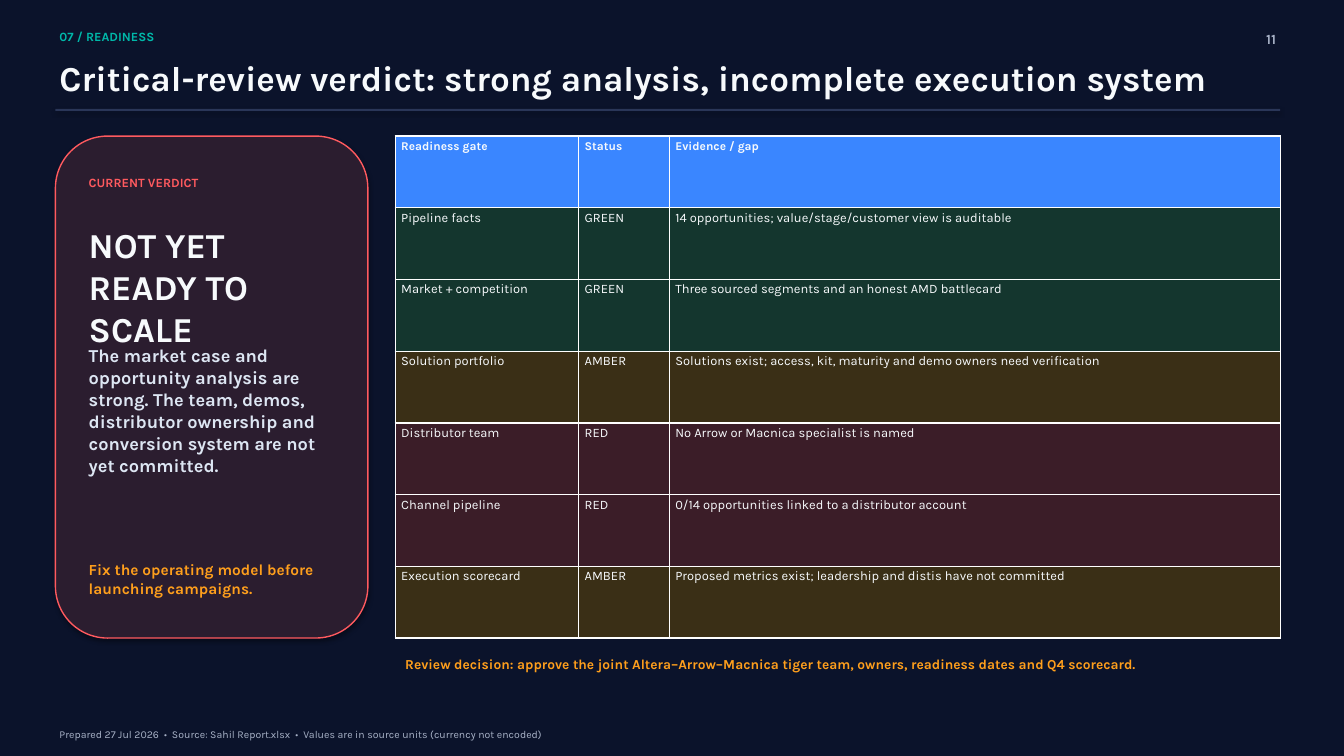
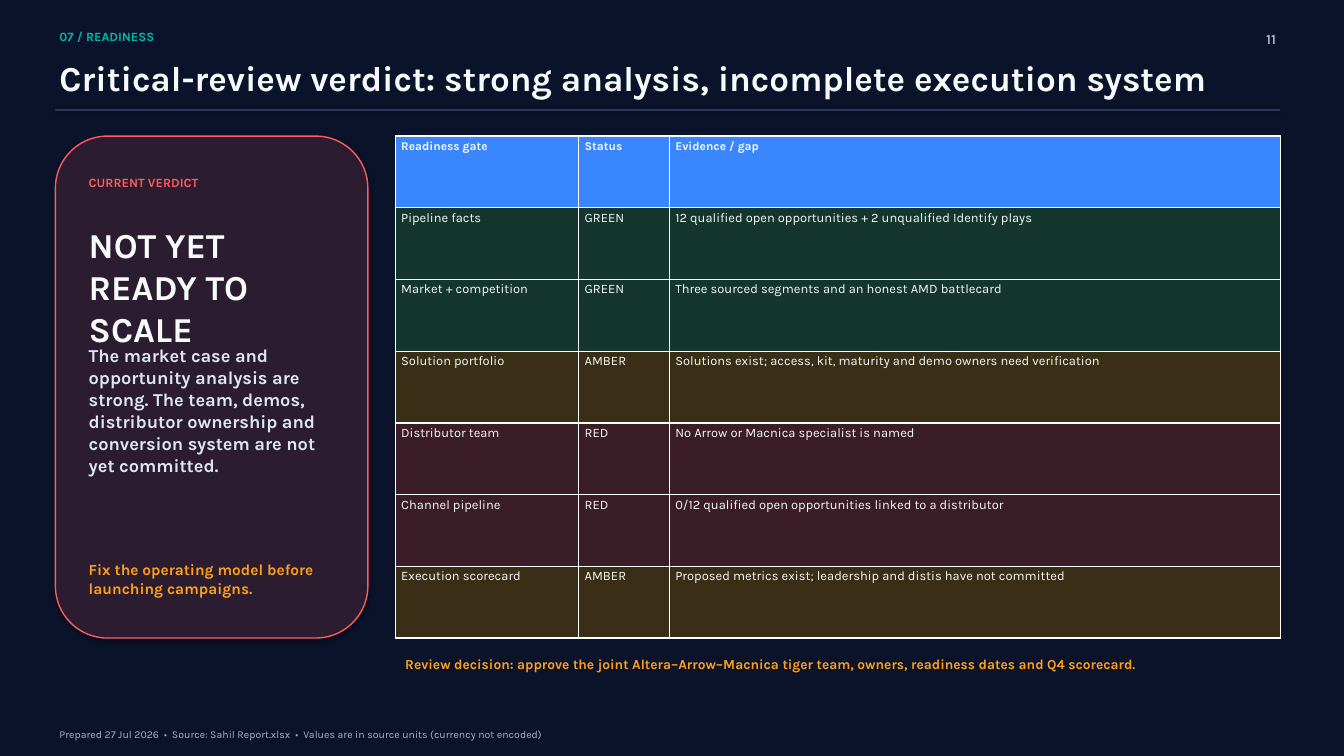
Before and after one commit to sahilpat28/Cursor_Sahil, a slide deck: slide 11 of qbr/output/Sahil_QBR_2026-07-29.pptx. Drawn at 1344x756 pixels with LibreOffice and Linux fonts; fonts in the diff are those of the drawing. Boxes give left, top, right and bottom in pixels: in the first picture for what was removed or moved away, otherwise in the second. Text is boxed around its words. In the diff, an @@ line names an element or a change of style, - is before the commit and + after.

```diff
--- a/qbr/output/Sahil_QBR_2026-07-29.pptx
+++ b/qbr/output/Sahil_QBR_2026-07-29.pptx
@@ table at bbox=[395, 136, 1280, 638] @@
-row 2, column 3: 14 opportunities; value/stage/customer view is auditable
+row 2, column 3: 12 qualified open opportunities + 2 unqualified Identify plays
-row 6, column 3: 0/14 opportunities linked to a distributor account
+row 6, column 3: 0/12 qualified open opportunities linked to a distributor
```
Also in this commit, not shown: 8 other slides changed, 3 other files.
